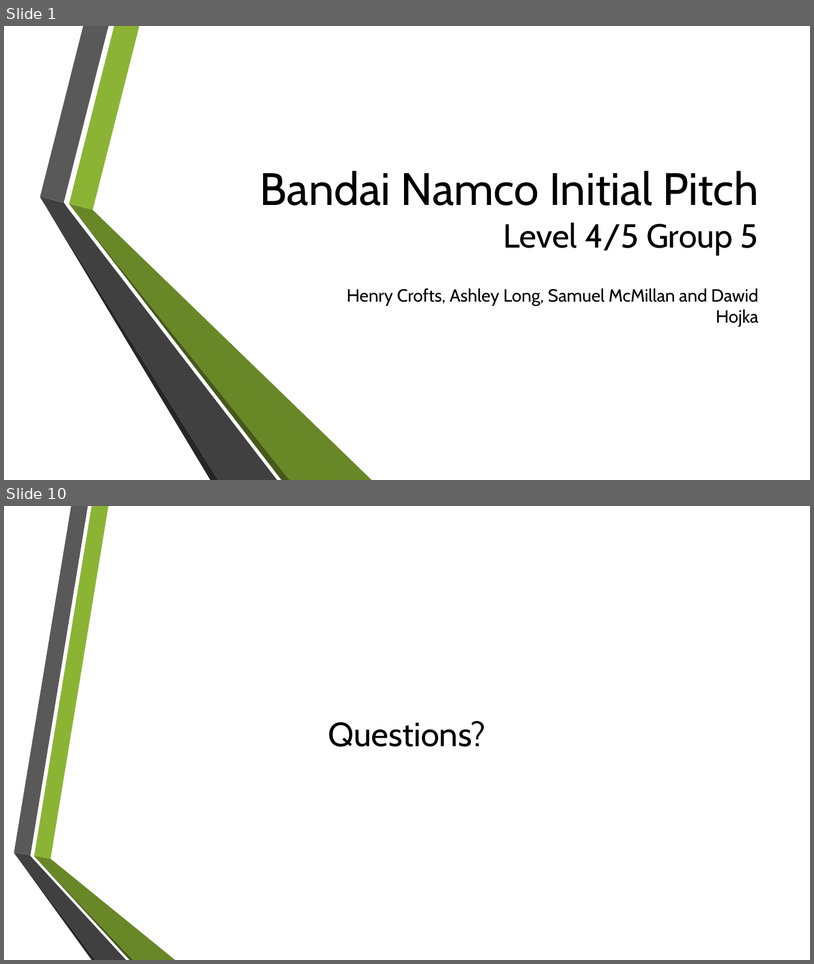
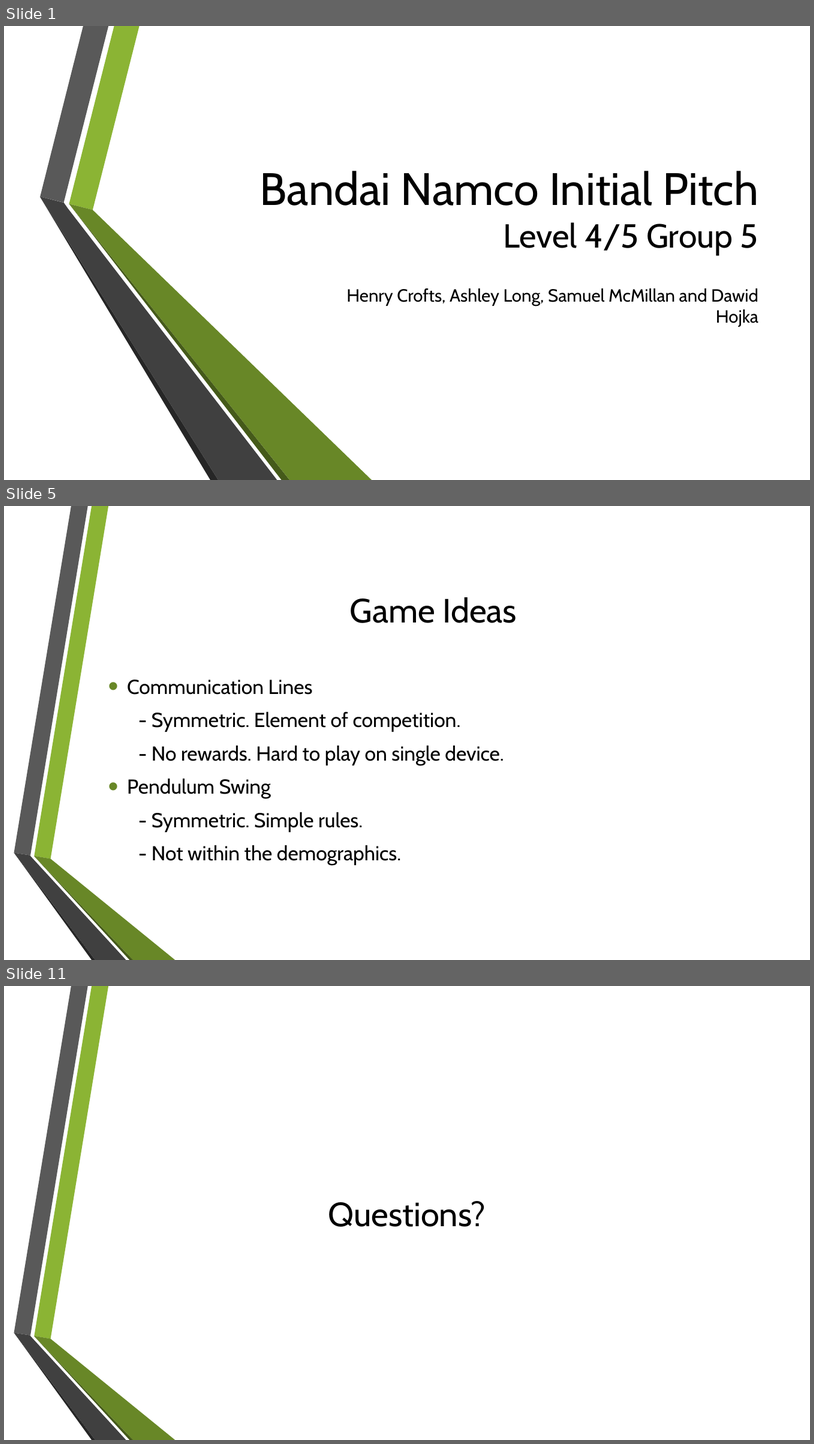
Before and after one commit to UoSGroupProjects1718/mgp-mpg-group-5, a slide deck: Management/Presentations/Initial presentation.pptx. Shown one above the other, each under a label of ours: slides 1 and 10 before the commit, slides 1, 5 and 11 after it; the slides between them are not shown. The pictures are 814x964 and 814x1444 pixels, drawn with LibreOffice and Linux fonts; fonts in the diff are those of the drawing; background and template pictures are left out. Boxes give left, top, right and bottom in pixels: in the first picture for what was removed or moved away, otherwise in the second. Text is boxed around its words. In the diff, an @@ line names an element or a change of style, - is before the commit and + after.

```diff
--- a/Management/Presentations/Initial presentation.pptx
+++ b/Management/Presentations/Initial presentation.pptx
@@ slide 5 added at (4,506,810,960), background picture (left out); not listed: 6 template elements that a slide beside it also shows @@
@@ title added at (350,597,517,623), 40 pt, text #000000 @@
+Game Ideas
@@ text added at (127,679,504,865), 24 pt, text #000000 @@
+• Communication Lines
+- Symmetric. Element of competition.
+- No rewards. Hard to play on single device.
+• Pendulum Swing
+- Symmetric. Simple rules.
+- Not within the demographics.
@@ what was slide 10 is now slide 11 @@
```
Also in this commit, not shown: 5 slides changed, 3 other slides added, 3 slides removed.
